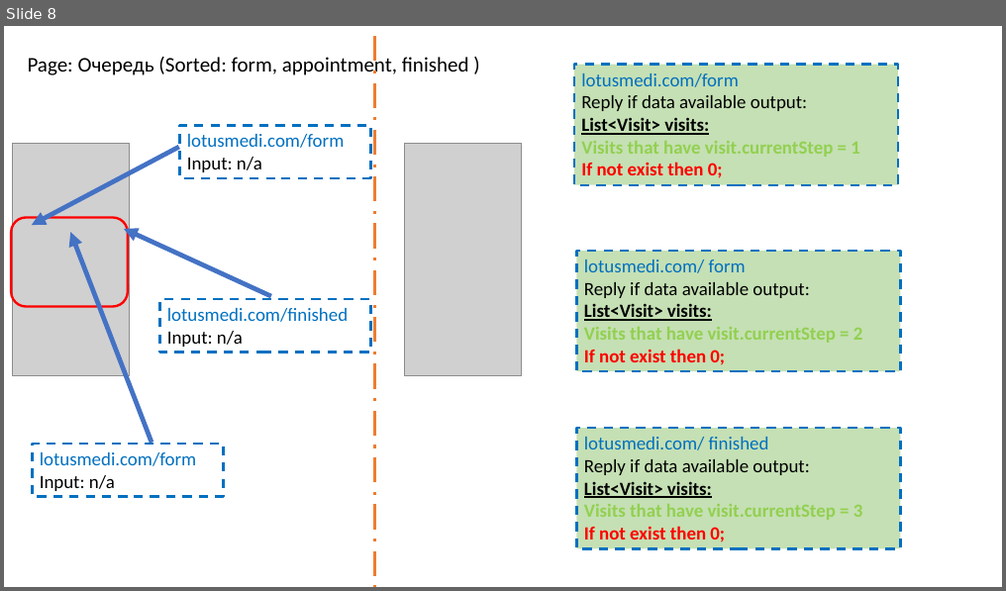
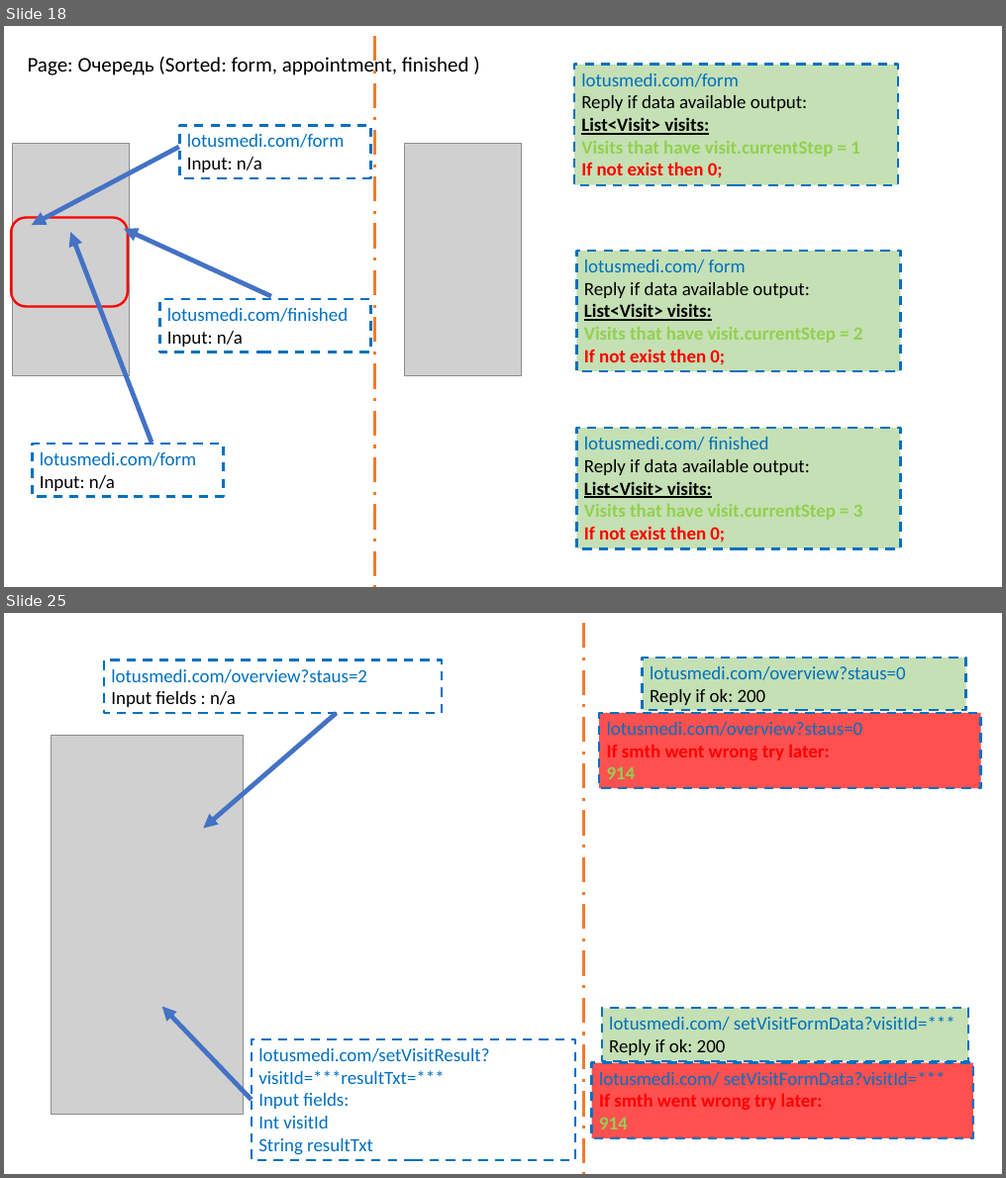
Before and after one commit to MarinaPak108/lotus, a slide deck: scenarioFlowChart.pptx. Shown one above the other, each under a label of ours: slide 8 before the commit, slides 18 and 25 after it; the slides between them are not shown. The pictures are 1006x591 and 1006x1178 pixels, drawn with LibreOffice and Linux fonts; fonts in the diff are those of the drawing; grey boxes stand for pictures. Boxes give left, top, right and bottom in pixels: in the first picture for what was removed or moved away, otherwise in the second. Text is boxed around its words. In the diff, an @@ line names an element or a change of style, - is before the commit and + after.

Commit message:
chompleted first version of ppt for backender. added buttons to modify doctor, formData , prescription

```diff
--- a/scenarioFlowChart.pptx
+++ b/scenarioFlowChart.pptx
@@ slide 25 added at (4,613,1002,1174), background #FFFFFF @@
@@ line added from (583, 623) to (583, 1174), #ED7D31 3 pt dashed @@
@@ rectangle added at (104,661,442,713), outline #0070C0 2.25 pt dashed, 18 pt, text #0070C0 @@
+lotusmedi.com/overview?staus=2
+Input fields : n/a
@@ rectangle added at (643,658,966,710), fill #C5E0B4, outline #0070C0 2.25 pt dashed, 18 pt, text #0070C0 @@
+lotusmedi.com/overview?staus=0
+Reply if ok: 200
@@ arrow added from (337, 713) to (203, 829), #4472C4 4.5 pt @@
@@ rectangle added at (599,713,981,789), fill #FF5050, outline #0070C0 2.25 pt dashed, 18 pt, text #0070C0 @@
+lotusmedi.com/overview?staus=0
+If smth went wrong try later:
+914
@@ picture added at (52,735,244,1115) @@
@@ arrow added from (252, 1100) to (162, 1007), #4472C4 4.5 pt @@
@@ rectangle added at (602,1008,969,1061), fill #C5E0B4, outline #0070C0 2.25 pt dashed, 18 pt, text #0070C0 @@
+lotusmedi.com/ setVisitFormData?visitId=***
+Reply if ok: 200
@@ rectangle added at (252,1040,576,1161), outline #0070C0 2.25 pt dashed, 18 pt, text #0070C0 @@
+lotusmedi.com/setVisitResult?visitId=***resultTxt=***
+Input fields:
+Int visitId
+String resultTxt
@@ rectangle added at (592,1062,973,1139), fill #FF5050, outline #0070C0 2.25 pt dashed, 18 pt, text #0070C0 @@
+lotusmedi.com/ setVisitFormData?visitId=***
+If smth went wrong try later:
+914
@@ what was slide 8 is now slide 18 @@
```
Also in this commit, not shown: 4 slides changed, 16 other slides added, 4 slides removed, 1 other file.
